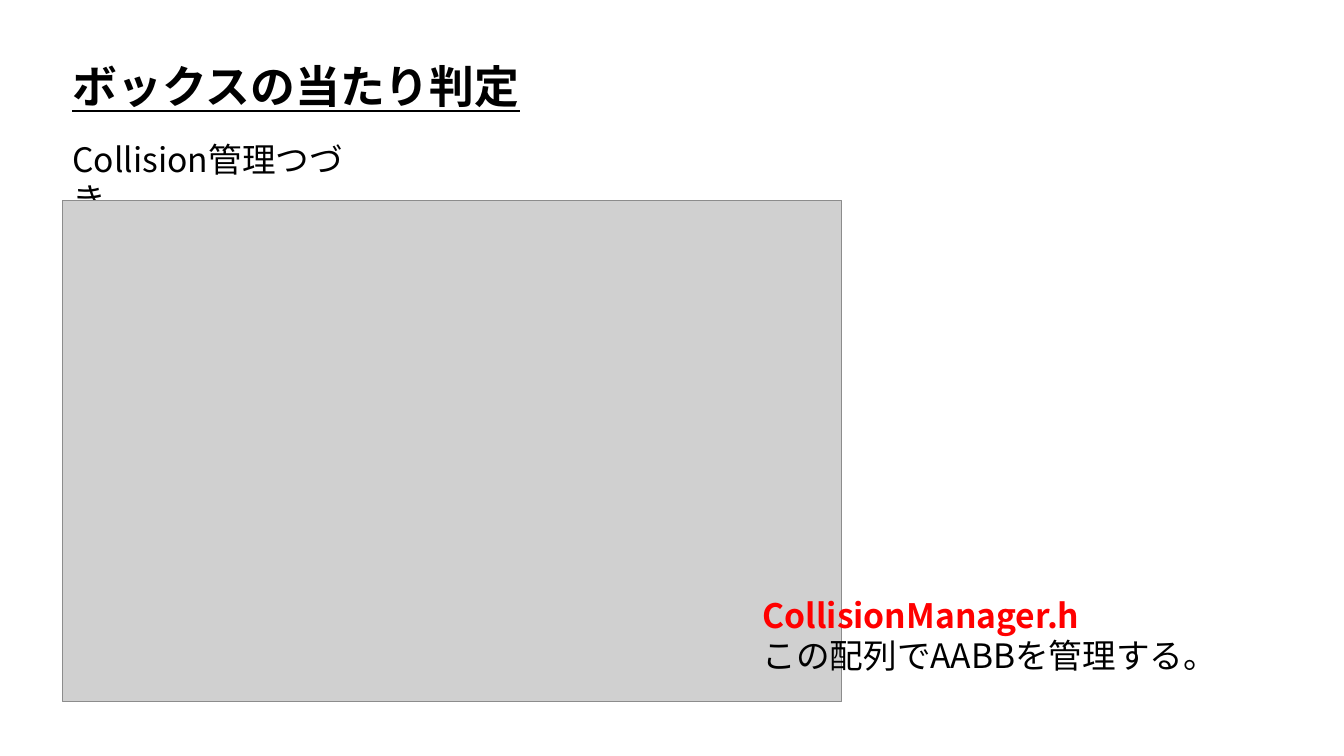
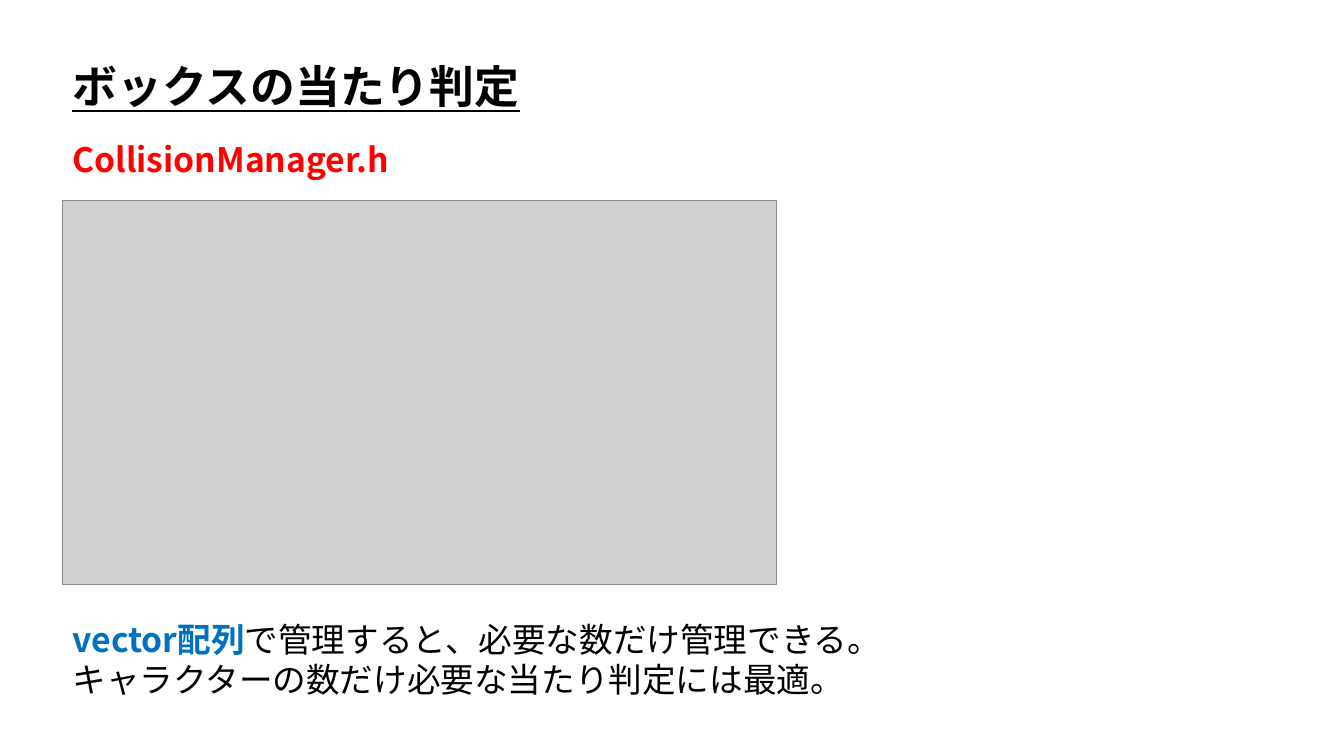
Before and after one commit to ArakiYusuke-Ohara/Textbook, a slide deck: slide 10 of ゲーム科2年/00_前期/ゲーム開発Ⅰ/07_ボックスの当たり判定（AABB）.pptx. Drawn at 1344x756 pixels with LibreOffice and Linux fonts; fonts in the diff are those of the drawing; grey boxes stand for pictures. Boxes give left, top, right and bottom in pixels: in the first picture for what was removed or moved away, otherwise in the second. Text is boxed around its words. In the diff, an @@ line names an element or a change of style, - is before the commit and + after.

Commit message:
ボックスの当たり判定の押し出し実装。AABB管理修正。

```diff
--- a/ゲーム科2年/00_前期/ゲーム開発Ⅰ/07_ボックスの当たり判定（AABB）.pptx
+++ b/ゲーム科2年/00_前期/ゲーム開発Ⅰ/07_ボックスの当たり判定（AABB）.pptx
@@ text at (x1=73, y1=144, x2=390, y2=180): text changed; text colour #000000 to #FF0000; bold on @@
-Collision管理つづき
+CollisionManager.h
@@ picture resized from (x1=63, y1=201, x2=842, y2=702) to (x1=63, y1=201, x2=777, y2=585) @@
@@ text removed at (x1=763, y1=593, x2=1217, y2=677) @@
-CollisionManager.h
-この配列でAABBを管理する。
@@ text added at (x1=73, y1=623, x2=882, y2=695), 24 pt, text #000000 @@
+vector配列で管理すると、必要な数だけ管理できる。
+キャラクターの数だけ必要な当たり判定には最適。
```
Also in this commit, not shown: 4 other slides changed, 2 slides added, 26 other files.
